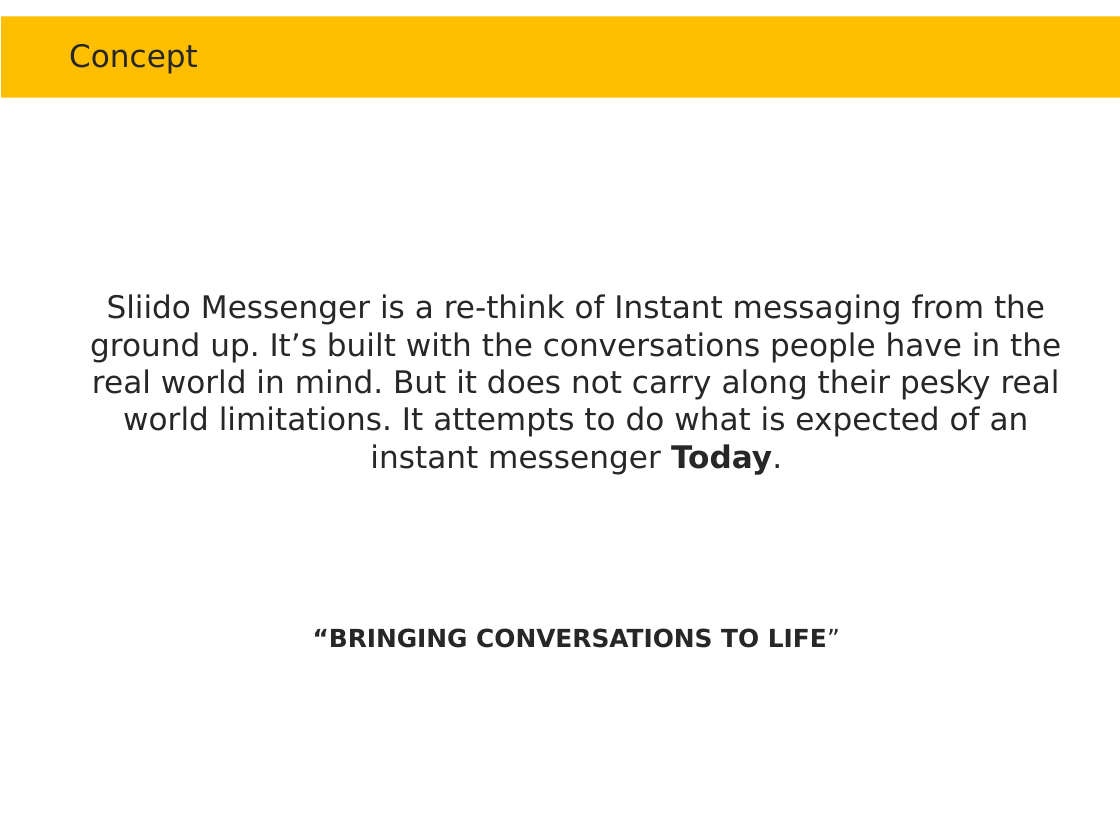
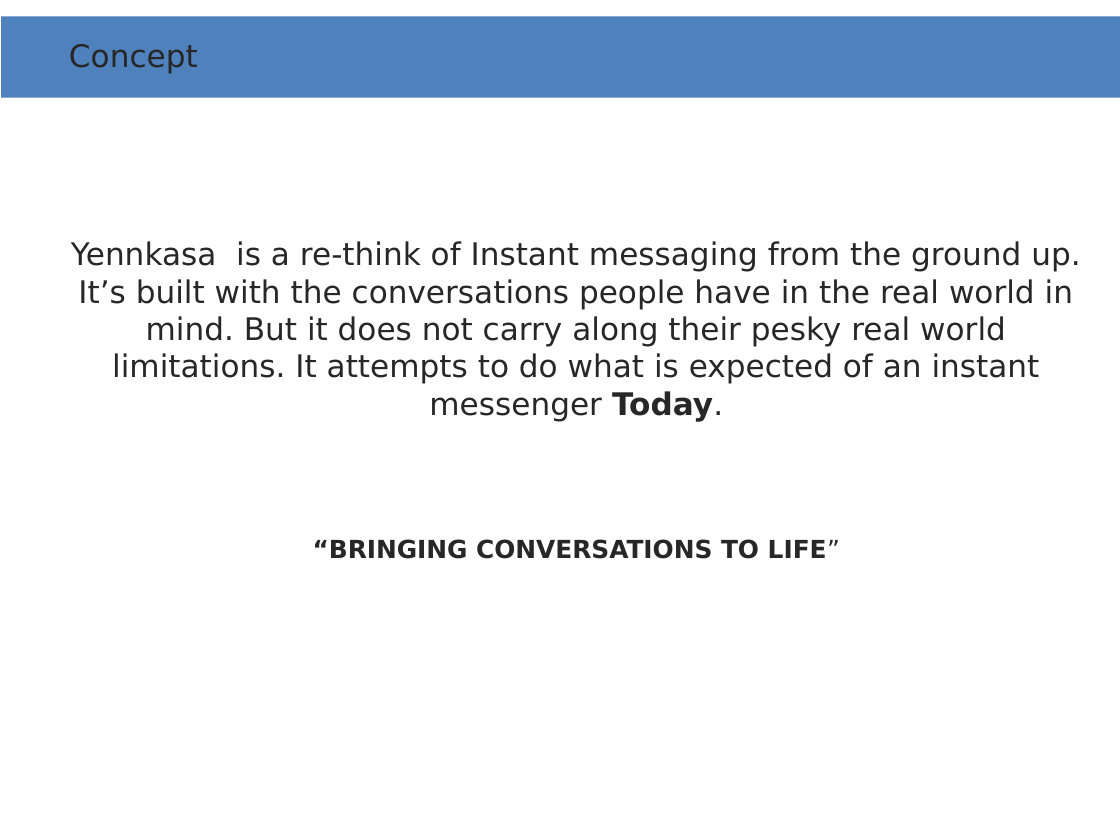
Before and after one commit to yaaminu/yennkasa-android, a slide deck: slide 4 of app-challenge presentation.pptx. Drawn at 1120x840 pixels with LibreOffice and Linux fonts; fonts in the diff are those of the drawing; background and template pictures are left out. Boxes give left, top, right and bottom in pixels: in the first picture for what was removed or moved away, otherwise in the second. Text is boxed around its words. In the diff, an @@ line names an element or a change of style, - is before the commit and + after.

```diff
--- a/app-challenge presentation.pptx
+++ b/app-challenge presentation.pptx
@@ rectangle at [1, 17, 1120, 99]: fill #FFBE00 to #4F81BD @@
@@ text at [71, 241, 1080, 421]: text changed @@
-Sliido Messenger is a re-think of Instant messaging from the ground up. It’s built with the conversations people have in the real world in mind. But it does not carry along their pesky real world limitations. It attempts to do what is expected of an instant messenger Today.
+Yennkasa is a re-think of Instant messaging from the ground up. It’s built with the conversations people have in the real world in mind. But it does not carry along their pesky real world limitations. It attempts to do what is expected of an instant messenger Today.
@@ text at [313, 539, 840, 559]: less space between paragraphs @@
```
Also in this commit, not shown: 12 other slides changed, 16 other files.
